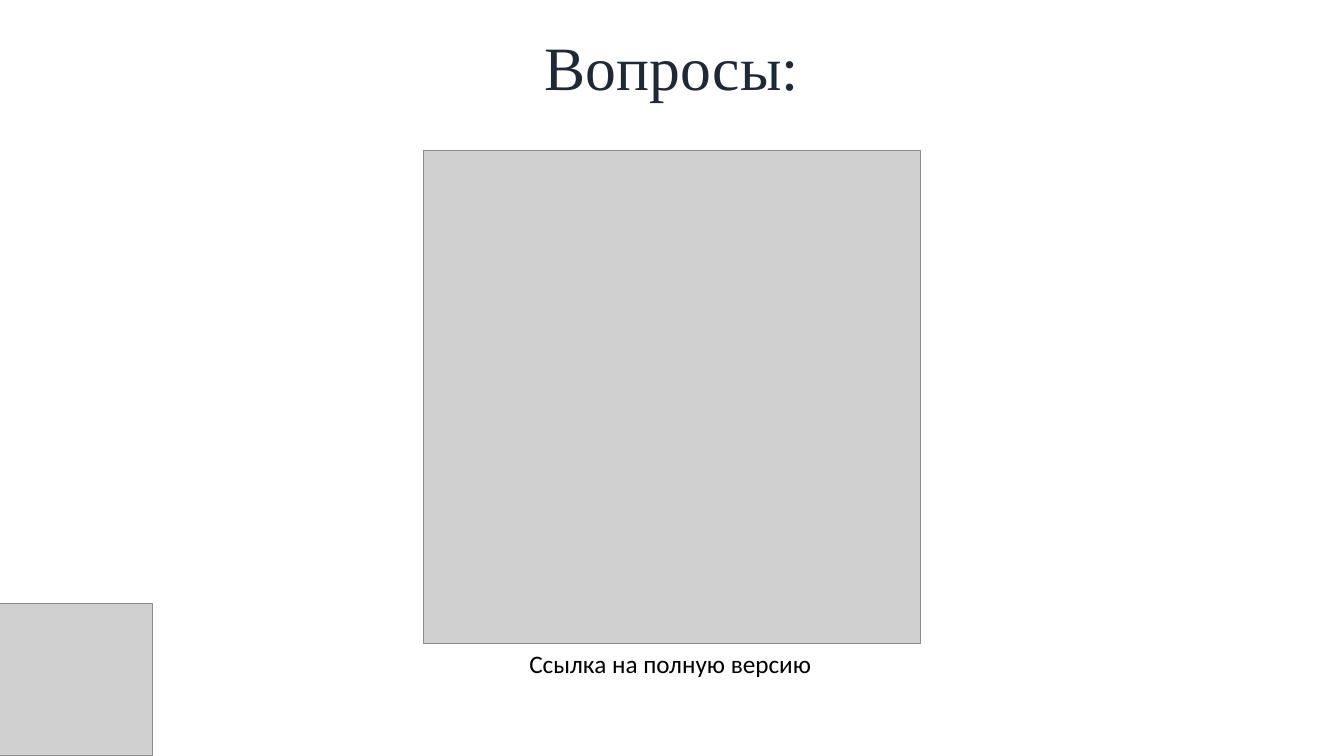
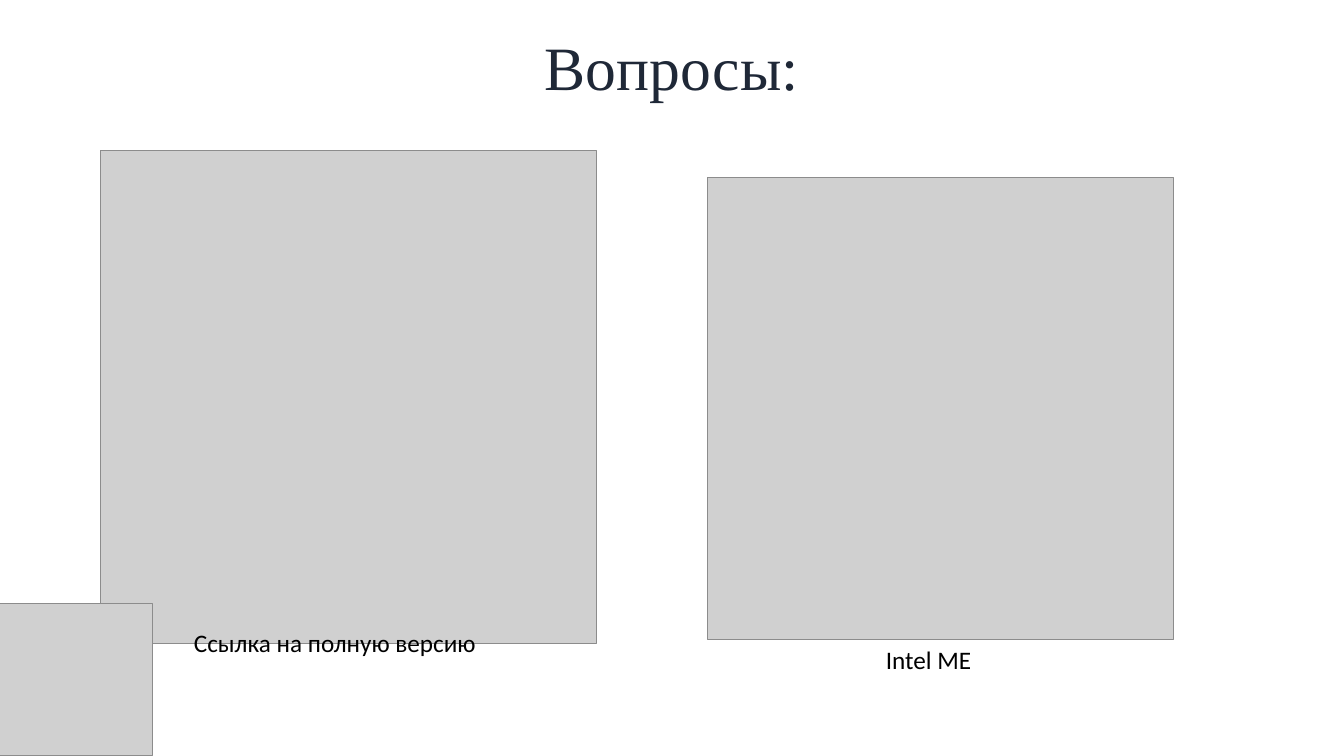
Before and after one commit to SkibaSAY/Cursovay4_MicroServicesOS, a slide deck: slide 29 of Путь в науку 2024/Микросервисная архитектура в ОС.pptx. Drawn at 1344x756 pixels with LibreOffice and Linux fonts; fonts in the diff are those of the drawing; grey boxes stand for pictures; background and template pictures are left out. Boxes give left, top, right and bottom in pixels: in the first picture for what was removed or moved away, otherwise in the second. Text is boxed around its words. In the diff, an @@ line names an element or a change of style, - is before the commit and + after.

```diff
--- a/Путь в науку 2024/Микросервисная архитектура в ОС.pptx
+++ b/Путь в науку 2024/Микросервисная архитектура в ОС.pptx
@@ picture: place and size @@
-picture at [424,150,921,643]
+picture at [100,150,596,643]
@@ picture added at [708,177,1174,639] @@
@@ text "Ссылка на полную версию": place and size @@
-text "Ссылка на полную версию" at [529,656,811,677]
+text "Ссылка на полную версию" at [194,635,475,659]
@@ text added at [886,651,971,669], 18 pt, text #000000 @@
+Intel ME
```
Also in this commit, not shown: 1 other slide changed.
